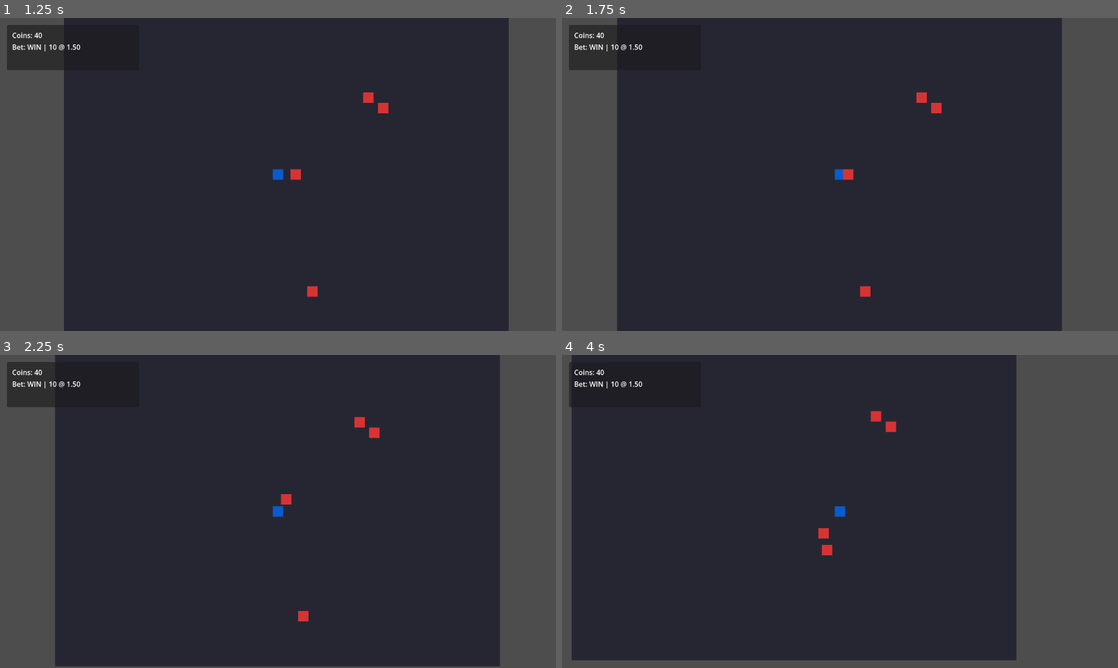
Above: before the commit, frames 1-4 (two rows, left to right).
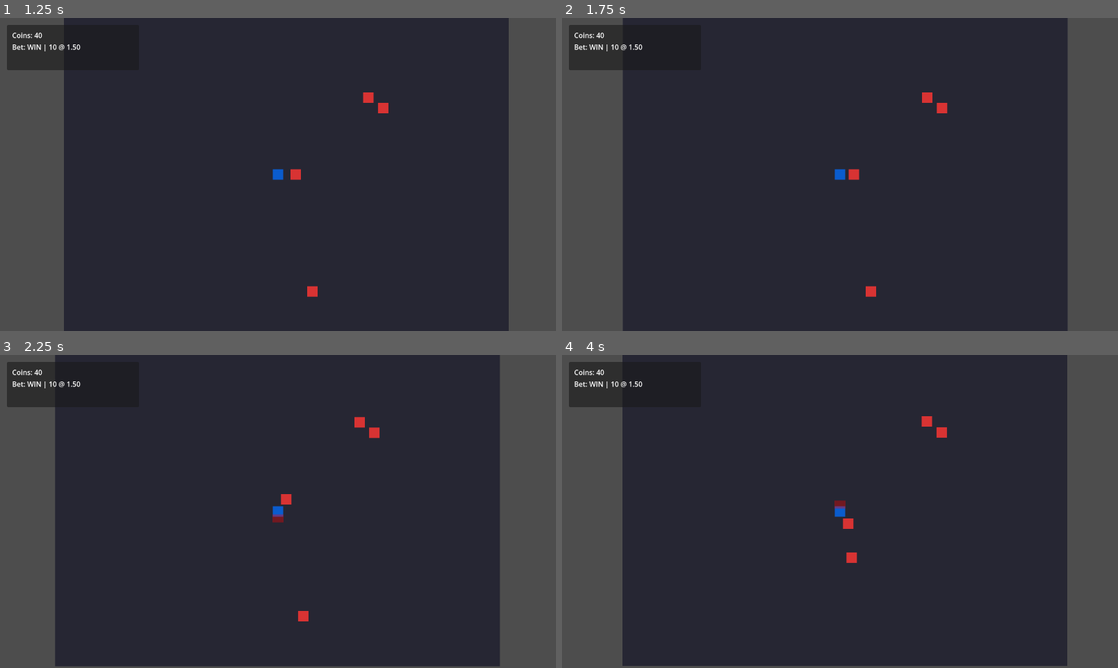
Above: after the commit, the same moments.

Repository: Faratas410/Gallicus-2.0
Game: Godot game, scene res://scenes/Main.tscn
Same seed, same stepped clock (60 frames per second), same inputs: the game is played once before the commit and once after it.
Inputs:
- Up to frame 1 (1.25 s): click "WIN x1.5" at 0.5 s
- Up to frame 2 (1.75 s): tap Enter at 1.25 s; hold D (move_right) from 1.28 s (still down); tap K (attack_heavy, bound only after the commit) at 1.35 s; tap J (attack_light, bound only after the commit) at 1.55 s
- Up to frame 3 (2.25 s): release D (move_right) at 2.03 s; hold S (move_down) from 2.03 s (still down); tap J (attack_light, bound only after the commit) at 2.1 s
- Up to frame 4 (4 s): tap L (block, bound only after the commit) at 2.3 s; release S (move_down) at 2.78 s; hold D (move_right) 2.78-3.53 s; hold L (block, bound only after the commit) 2.78-3.53 s; tap Space (dodge, bound only after the commit) at 3.05, 3.6 s; hold W (move_up) from 3.53 s (still down); tap K (attack_heavy, bound only after the commit) at 3.8 s

Frame 1 is identical in both runs. In frame 2, 2.1% of the frame differs, in the area x 9-91%, y 0-100%; in frame 3, less than 0.1%; in frame 4, 18%, in the area x 1-91%, y 0-100%.
Error after the commit: Invalid call to function 'take_damage' in base 'CharacterBody2D (enemy_basic.gd)'. Expected 1 argument(s). (res://scripts/entities/player.gd:247)

Commit message:
Ensure input map bindings

Diff:
--- a/scripts/systems/run_manager.gd
+++ b/scripts/systems/run_manager.gd
@@ -88,14 +88,24 @@
 		(_player as Node2D).global_position = Vector2.ZERO
 
 func _ensure_input_map() -> void:
-	var mapping := {
+	var actions := {
+		# Movimento
 		"move_left": [KEY_A, KEY_LEFT],
 		"move_right": [KEY_D, KEY_RIGHT],
 		"move_up": [KEY_W, KEY_UP],
 		"move_down": [KEY_S, KEY_DOWN],
+
+		# Combattimento
+		"attack_light": [KEY_J],
+		"attack_heavy": [KEY_K],
+		"block": [KEY_L],
+		"dodge": [KEY_SPACE],
+
+		# Sistema
+		"pause": [KEY_ESCAPE],
 	}
 
-	for action_name in mapping.keys():
+	for action_name in actions.keys():
 		if not InputMap.has_action(action_name):
 			InputMap.add_action(action_name)
 
@@ -104,13 +114,13 @@
 			if ev is InputEventKey:
 				existing[ev.keycode] = true
 
-		for keycode in mapping[action_name]:
+		for keycode in actions[action_name]:
 			if not existing.has(keycode):
 				var iev := InputEventKey.new()
 				iev.keycode = keycode
 				InputMap.action_add_event(action_name, iev)
 
-	print("InputMap ensured: movement keys bound")
+	print("InputMap ensured: movement + combat bindings ready")
 
 func _start_next_arena() -> void:
 	if _arena == null:
